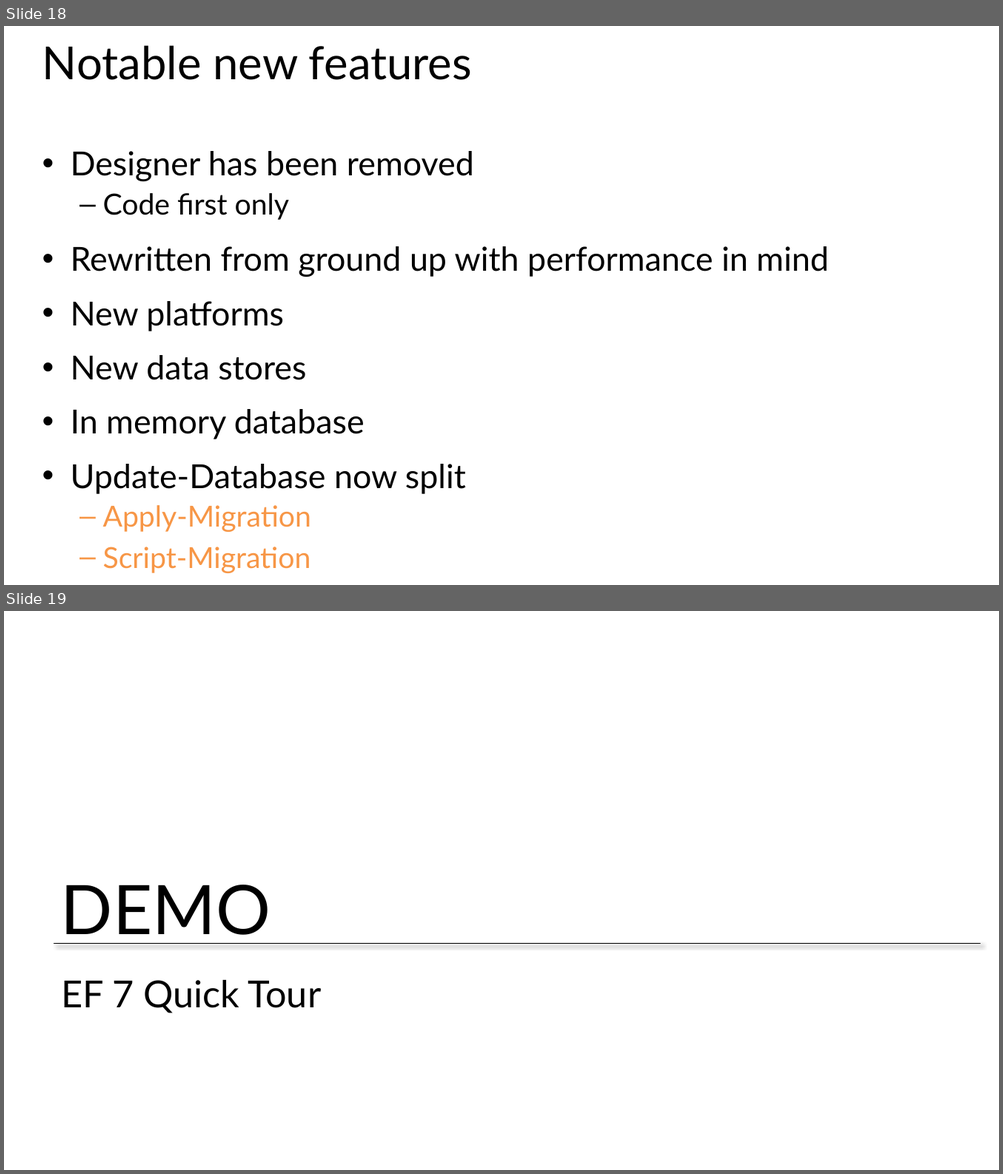
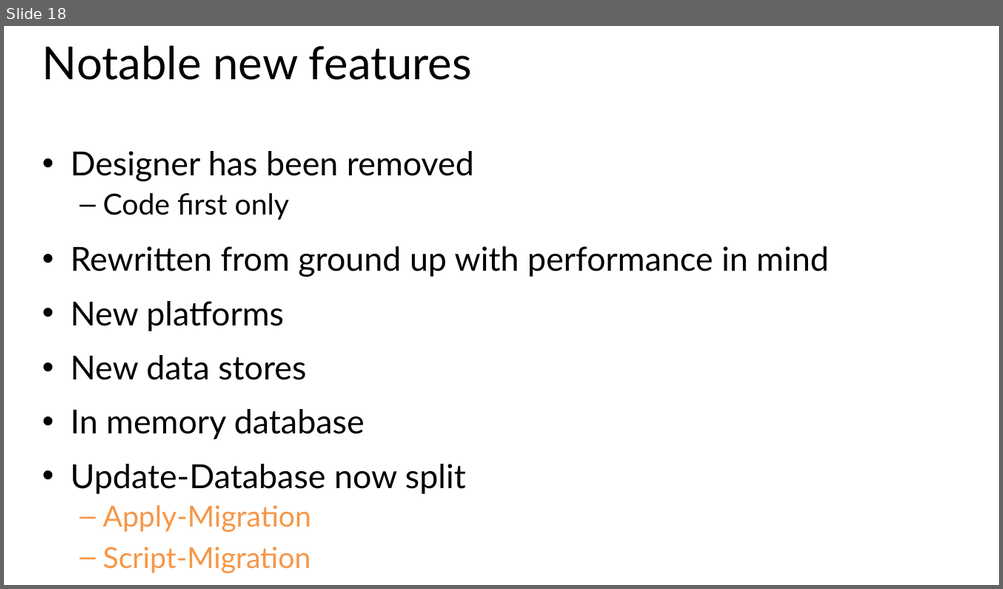
Before and after one commit to xuemiantao/EntityFramework, a slide deck: Slides/06 - Integrating Extra Features and Looking Forward.pptx. Shown one above the other, each under a label of ours: slides 18 and 19 before the commit, slide 18 after it. The pictures are 1003x1174 and 1003x589 pixels, drawn with LibreOffice and Linux fonts; fonts in the diff are those of the drawing; background and template pictures are left out. Boxes give left, top, right and bottom in pixels: in the first picture for what was removed or moved away, otherwise in the second. Text is boxed around its words. In the diff, an @@ line names an element or a change of style, - is before the commit and + after.

```diff
--- a/Slides/06 - Integrating Extra Features and Looking Forward.pptx
+++ b/Slides/06 - Integrating Extra Features and Looking Forward.pptx
@@ slide 19 removed at (x1=4, y1=611, x2=999, y2=1170), background #FFFFFF @@
@@ text removed at (x1=61, y1=885, x2=270, y2=944) @@
-DEMO
@@ line removed from (54, 944) to (981, 944) @@
@@ title removed at (x1=61, y1=980, x2=321, y2=1014) @@
-EF 7 Quick Tour
```
Also in this commit, not shown: 2 slides changed, 2 other files.
